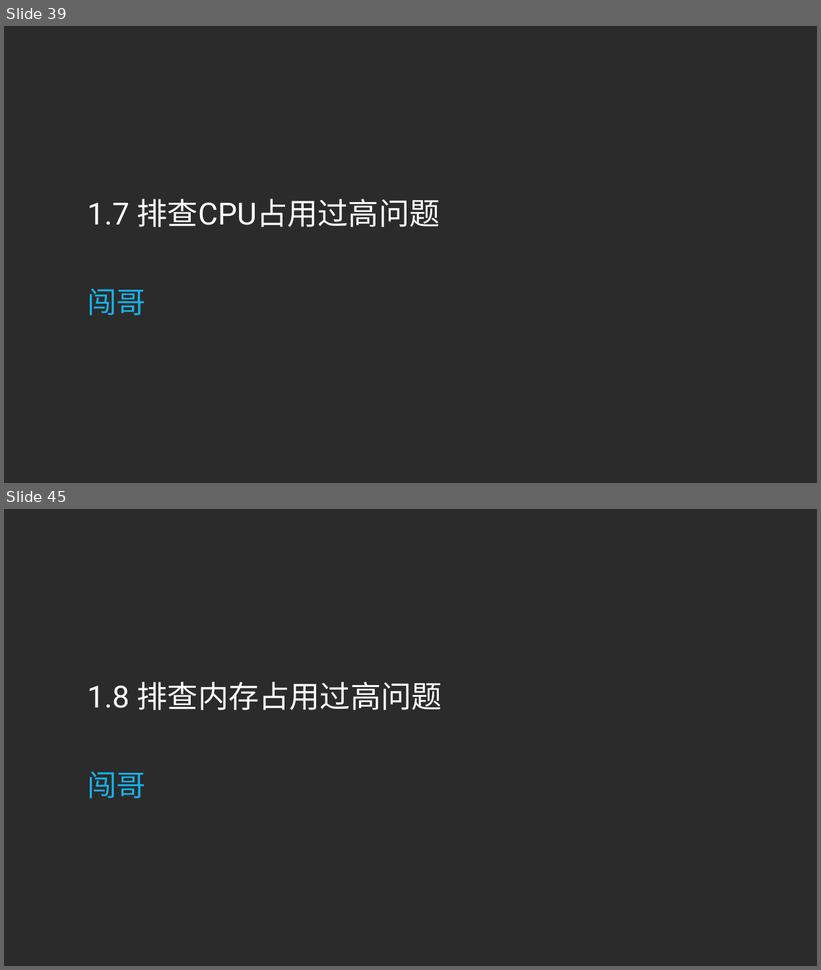
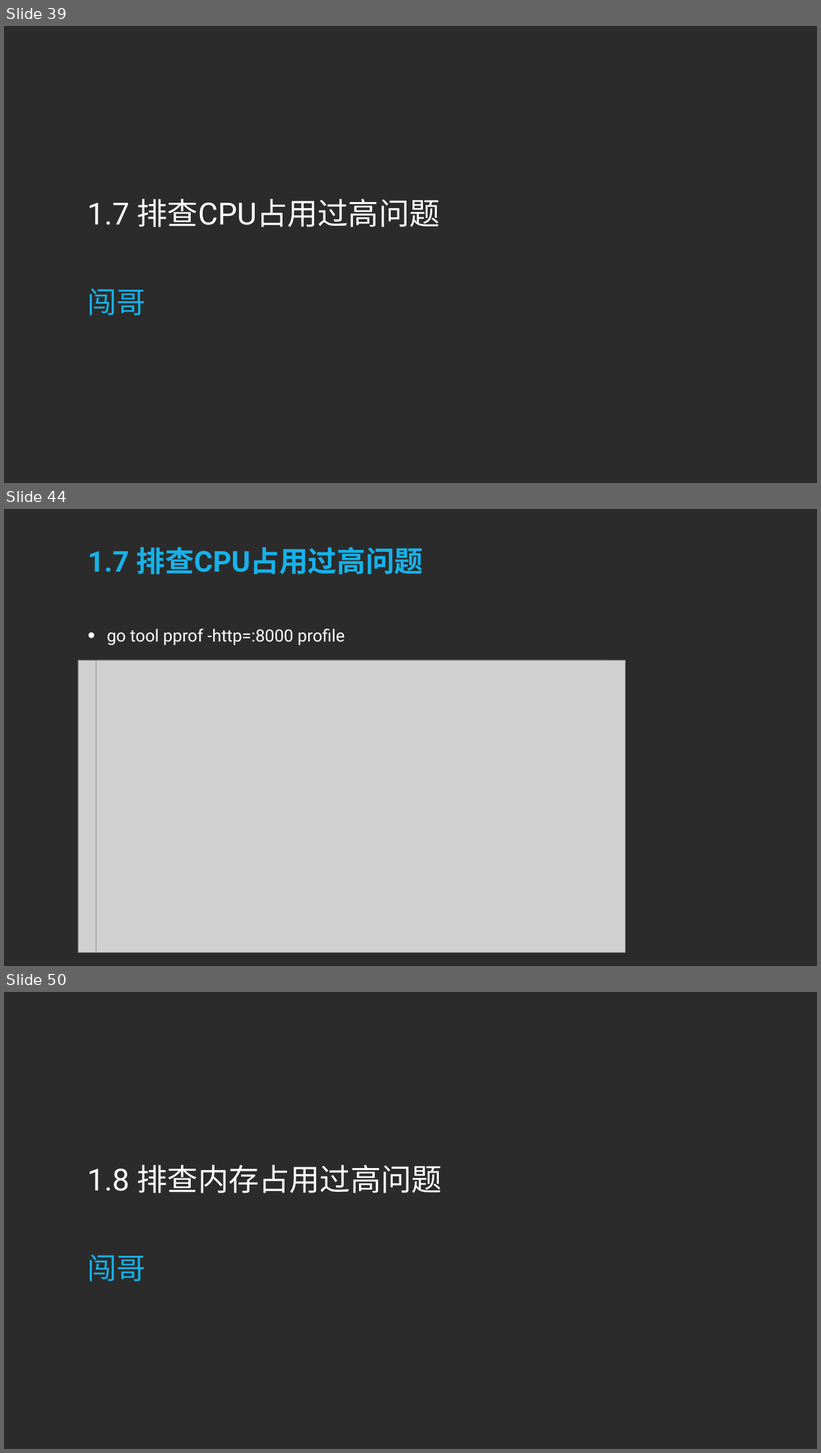
Before and after one commit to sqc157400661/Snail, a slide deck: Go专题系列/性能分析和优化专题/性能分析和优化专题.pptx. Shown one above the other, each under a label of ours: slides 39 and 45 before the commit, slides 39, 44 and 50 after it; the slides between them are not shown. The pictures are 821x970 and 821x1453 pixels, drawn with LibreOffice and Linux fonts; fonts in the diff are those of the drawing; grey boxes stand for pictures; background and template pictures are left out; a plain dark background stands for a picture behind light text. Boxes give left, top, right and bottom in pixels: in the first picture for what was removed or moved away, otherwise in the second. Text is boxed around its words. In the diff, an @@ line names an element or a change of style, - is before the commit and + after.

Commit message:
cpu过高的问题

```diff
--- a/Go专题系列/性能分析和优化专题/性能分析和优化专题.pptx
+++ b/Go专题系列/性能分析和优化专题/性能分析和优化专题.pptx
@@ slide 44 added at (4, 509, 817, 966), background picture (left out) @@
@@ title added at (88, 547, 424, 574), 68 pt, text #17B2E9, bold @@
+1.7 排查CPU占用过高问题
@@ text added at (107, 628, 345, 646), 40 pt, text #FFFFFF @@
+• go tool pprof -http=:8000 profile
@@ picture added at (78, 660, 607, 953) @@
@@ picture added at (96, 660, 625, 953) @@
@@ what was slide 45 is now slide 50 @@
```
Also in this commit, not shown: 6 slides changed, 5 other slides added, 15 other files.
